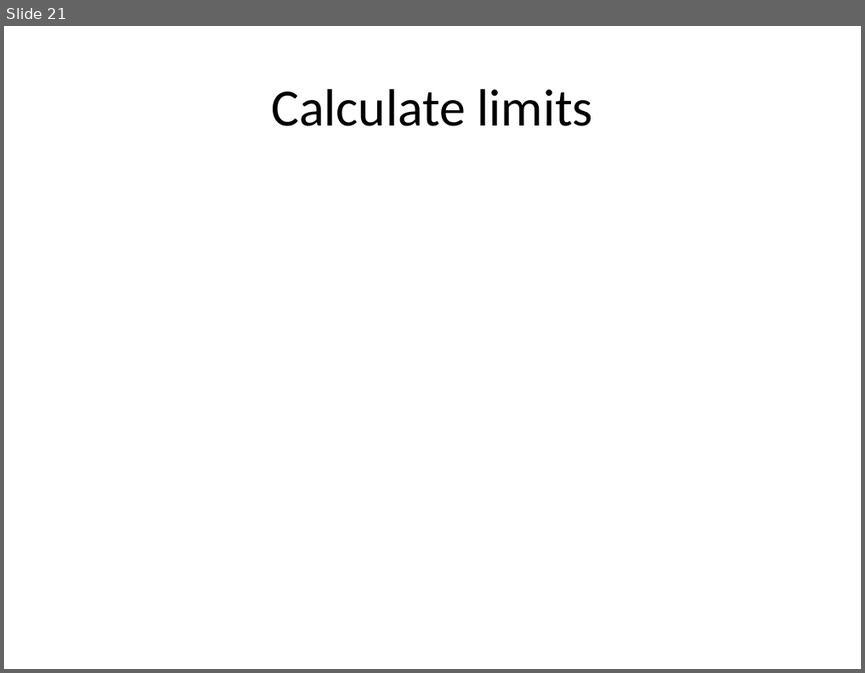
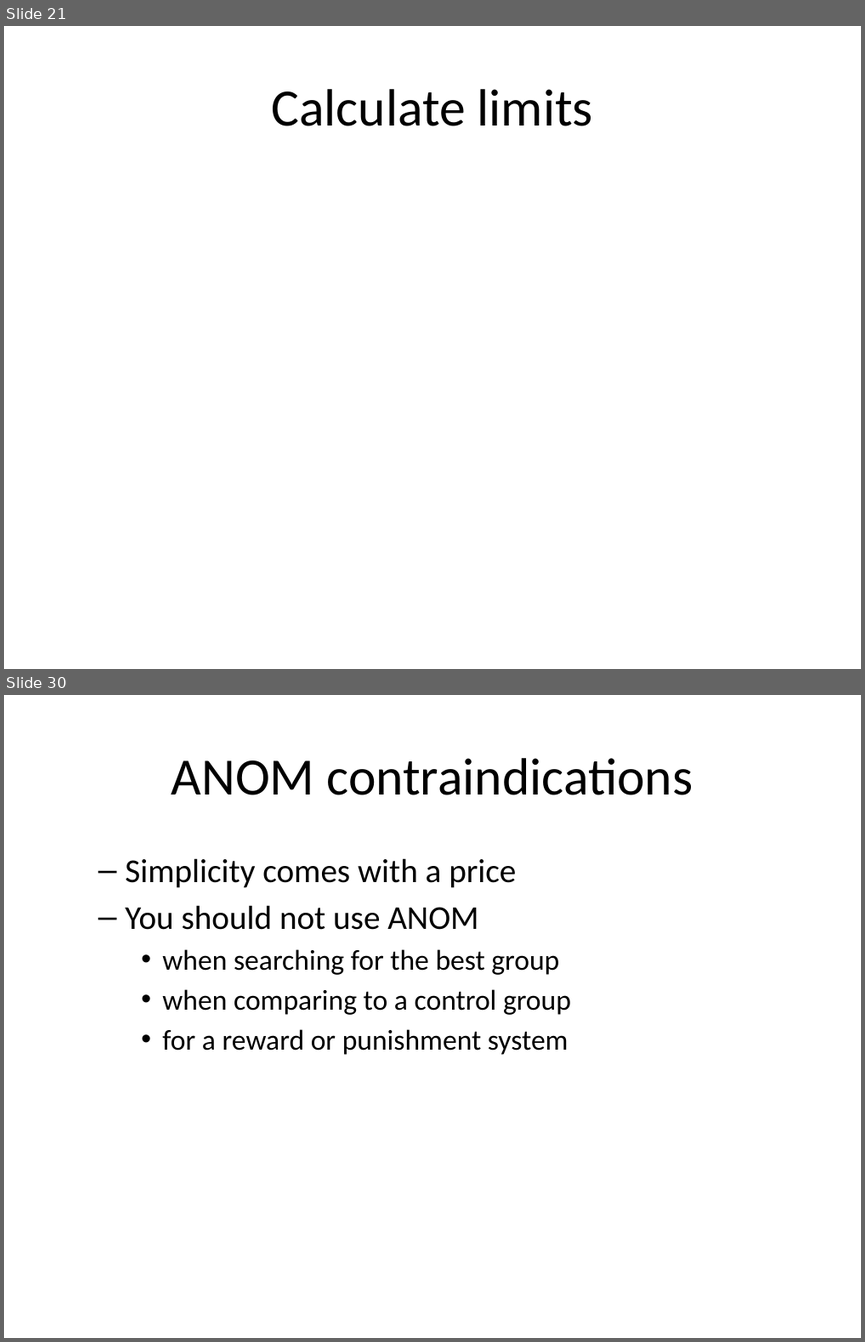
Before and after one commit to pmean/papers-and-presentations, a slide deck: anom/anom-talk.pptx. Shown one above the other, each under a label of ours: slide 21 before the commit, slides 21 and 30 after it; the slides between them are not shown. The pictures are 865x673 and 865x1342 pixels, drawn with LibreOffice and Linux fonts; fonts in the diff are those of the drawing. Boxes give left, top, right and bottom in pixels: in the first picture for what was removed or moved away, otherwise in the second. Text is boxed around its words. In the diff, an @@ line names an element or a change of style, - is before the commit and + after.

Commit message:
Added conclusion to anom-talk

```diff
--- a/anom/anom-talk.pptx
+++ b/anom/anom-talk.pptx
@@ slide 30 added at [4, 695, 861, 1338], background #FFFFFF @@
@@ title added at [171, 758, 693, 795], 44 pt, text #000000 @@
+ANOM contraindications
@@ text added at [125, 858, 571, 1055], 24 pt, text #000000 @@
+  – Simplicity comes with a price
+  – You should not use ANOM
+    • when searching for the best group
+    • when comparing to a control group
+    • for a reward or punishment system
```
Also in this commit, not shown: 9 slides changed, 5 other slides added, 2 other files.
